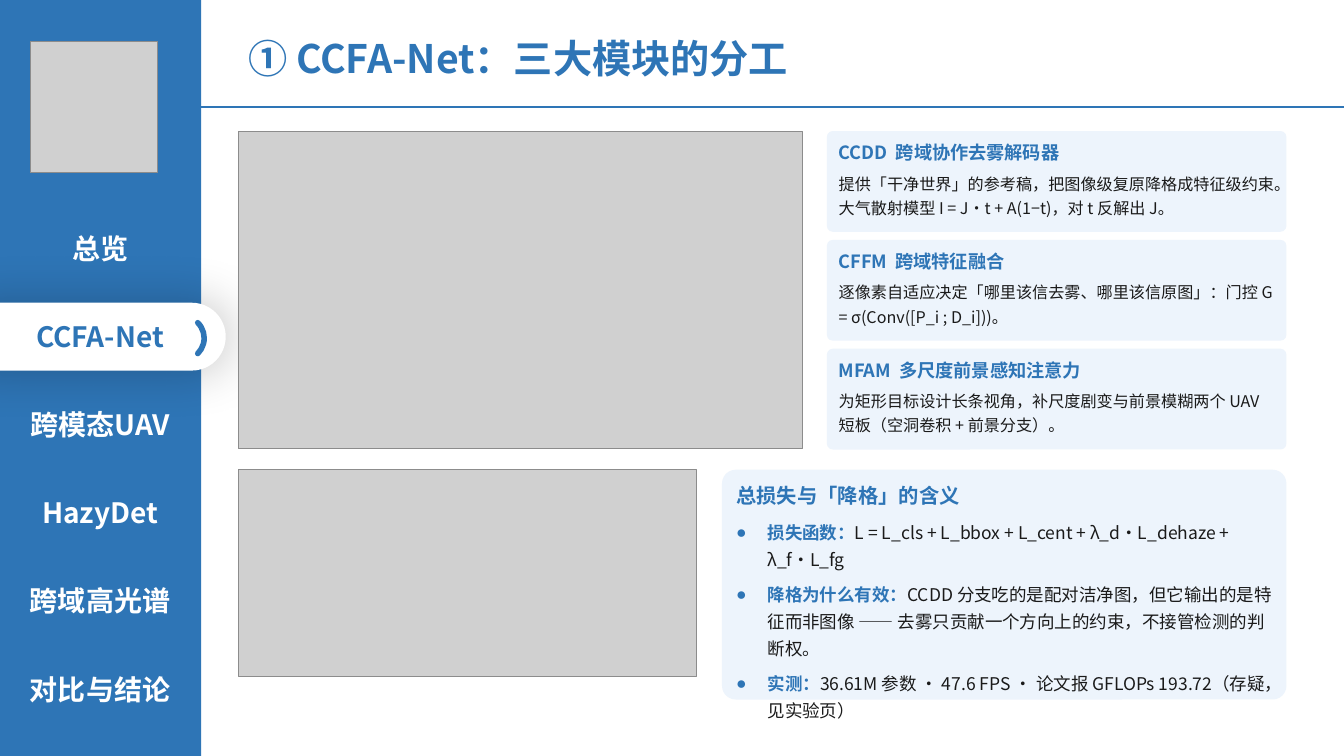
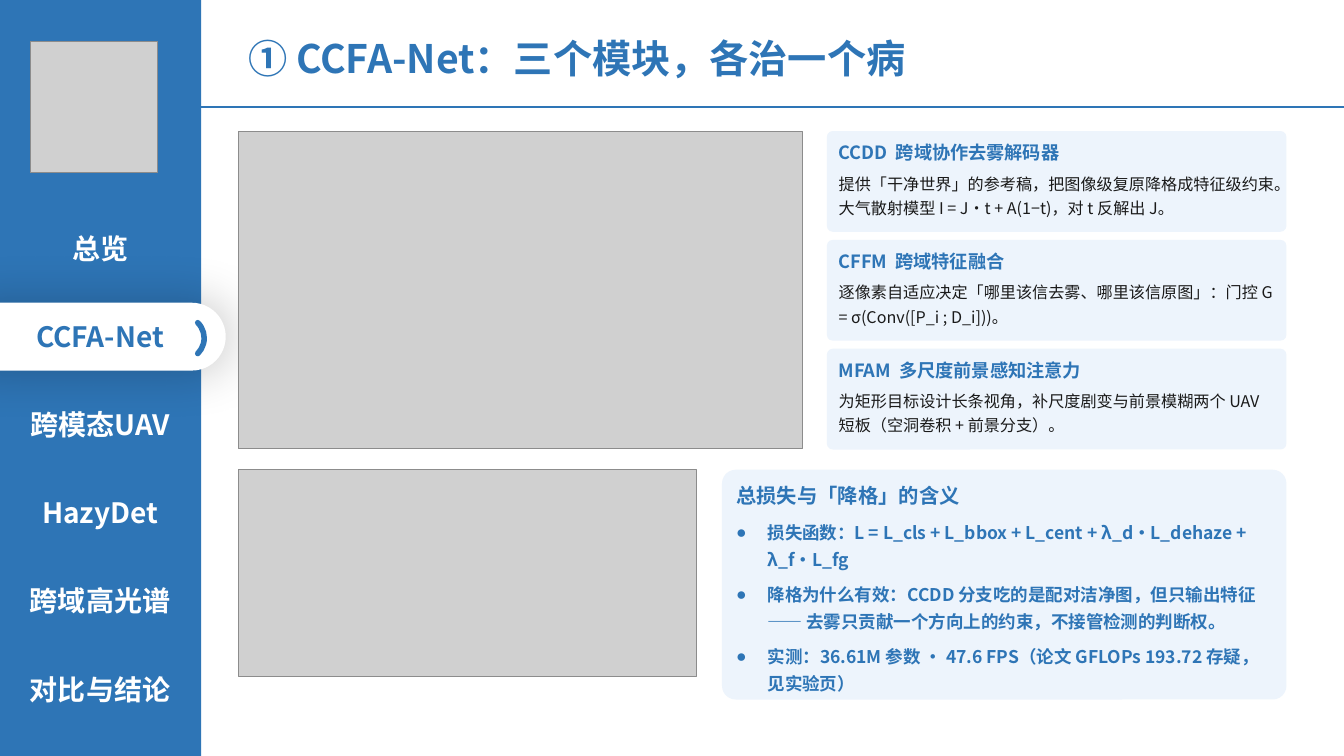
Before and after one commit to 139876/paper-notes, a slide deck: slide 6 of 论文精读/3-HazyDet精读/附件/四篇论文-组会汇报.pptx. Drawn at 1344x756 pixels with LibreOffice and Linux fonts; fonts in the diff are those of the drawing; grey boxes stand for pictures. Boxes give left, top, right and bottom in pixels: in the first picture for what was removed or moved away, otherwise in the second. Text is boxed around its words. In the diff, an @@ line names an element or a change of style, - is before the commit and + after.

```diff
--- a/论文精读/3-HazyDet精读/附件/四篇论文-组会汇报.pptx
+++ b/论文精读/3-HazyDet精读/附件/四篇论文-组会汇报.pptx
@@ text at <box>248,39,905,78</box>: text changed @@
-① CCFA-Net：三大模块的分工
+① CCFA-Net：三个模块，各治一个病
@@ text in rounded rectangle at <box>768,524,1232,571</box>: text colour #1A1A1A to #2E75B6, bold on in "损失函数：L = L_cls + L_bbox + L_cent ..." @@
@@ text in rounded rectangle at <box>768,586,1259,692</box>: text changed; text colour #1A1A1A to #2E75B6; bold on @@
-● 降格为什么有效：CCDD 分支吃的是配对洁净图，但它输出的是特征而非图像 —— 去雾只贡献一个方向上的约束，不接管检测的判断权。
-● 实测：36.61M 参数 · 47.6 FPS · 论文报 GFLOPs 193.72（存疑，见实验页）
+● 降格为什么有效：CCDD 分支吃的是配对洁净图，但只输出特征 —— 去雾只贡献一个方向上的约束，不接管检测的判断权。
+● 实测：36.61M 参数 · 47.6 FPS（论文 GFLOPs 193.72 存疑，见实验页）
```
Also in this commit, not shown: 12 other slides changed, 1 slide removed.
